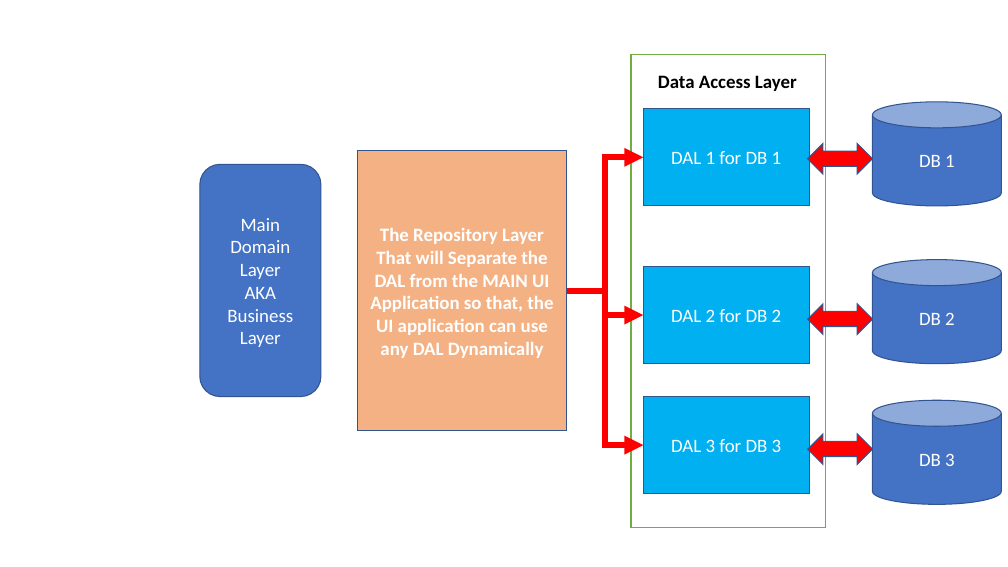
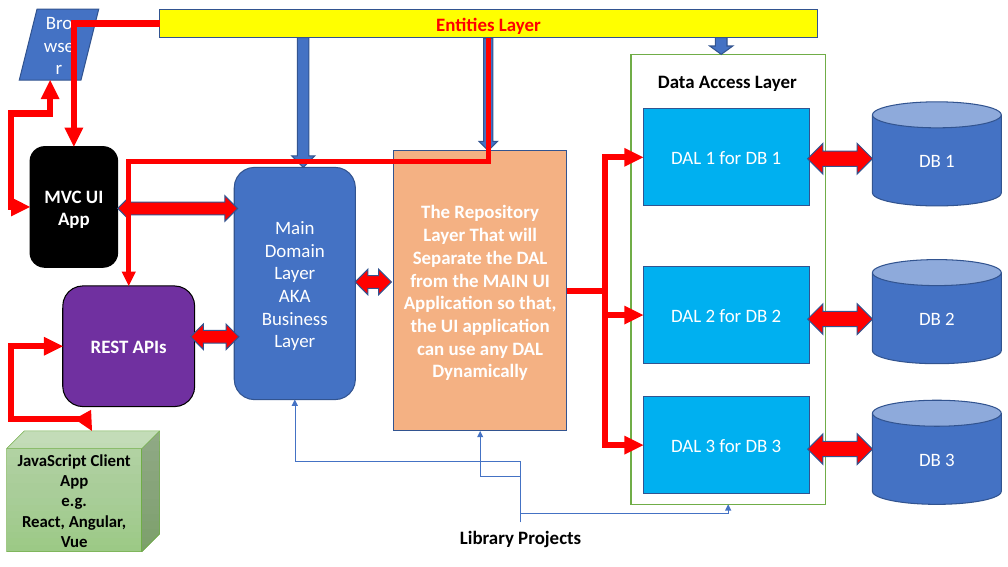
Before and after one commit to maheshsabnis/SimSept2002, a slide deck: slide 20 of Training_Images.pptx. Drawn at 1008x567 pixels with LibreOffice and Linux fonts; fonts in the diff are those of the drawing. Boxes give left, top, right and bottom in pixels: in the first picture for what was removed or moved away, otherwise in the second. Text is boxed around its words. In the diff, an @@ line names an element or a change of style, - is before the commit and + after.

Commit message:
Date:01-Oct-2022

```diff
--- a/Training_Images.pptx
+++ b/Training_Images.pptx
@@ parallelogram added at bbox=[20, 9, 99, 80], fill #4472C4, outline #325491 1 pt, 18 pt, text #FFFFFF @@
+Browser
@@ elbow arrow added from (160, 23) to (74, 147), #FF0000 6 pt @@
@@ rectangle added at bbox=[160, 9, 817, 37], fill #FFFF00, outline #325491 1 pt, 18 pt, text #FF0000, bold @@
+Entities Layer
@@ elbow arrow added from (488, 38) to (129, 286), #FF0000 4.5 pt @@
@@ down arrow added at bbox=[292, 38, 315, 168], fill #4472C4, outline #325491 1 pt @@
@@ down arrow added at bbox=[479, 39, 498, 150], fill #4472C4, outline #325491 1 pt @@
@@ rectangle: place and size @@
-rectangle at bbox=[631, 54, 826, 528]
+rectangle at bbox=[631, 54, 826, 504]
@@ down arrow added at bbox=[710, 38, 734, 54], fill #4472C4, outline #325491 1 pt @@
@@ elbow double arrow added from (50, 80) to (30, 207), #FF0000 6 pt @@
@@ rounded rectangle added at bbox=[30, 147, 118, 268], fill #000000, outline #000000 1 pt, 18 pt, text #FFFFFF, bold @@
+MVC UI
+App
@@ rounded rectangle "Main Domain Layer": place and size @@
-rounded rectangle "Main Domain Layer" at bbox=[200, 164, 321, 396]
+rounded rectangle "Main Domain Layer" at bbox=[234, 167, 355, 399]
@@ rectangle "The Repository Layer That will ...": place and size @@
-rectangle "The Repository Layer That will ..." at bbox=[357, 150, 567, 431]
+rectangle "The Repository Layer That will ..." at bbox=[393, 150, 567, 431]
@@ left right arrow added at bbox=[118, 196, 238, 222], fill #FF0000, outline #325491 1 pt @@
@@ left right arrow added at bbox=[355, 269, 392, 295], fill #FF0000, outline #325491 1 pt @@
@@ rounded rectangle added at bbox=[63, 286, 194, 407], fill #7030A0, outline #000000 1 pt, 18 pt, text #FFFFFF, bold @@
+REST APIs
@@ left right arrow added at bbox=[191, 324, 239, 350], fill #FF0000, outline #325491 1 pt @@
@@ elbow double arrow added from (92, 431) to (63, 346), #FF0000 6 pt @@
@@ elbow arrow added from (521, 523) to (295, 400), #4472C4 0.5 pt @@
@@ cube added at bbox=[7, 431, 160, 552], fill gradient #B5D5A7 to #AACE9A to #9CC987, outline #70AD47 0.5 pt, 16 pt, text #000000, bold @@
+JavaScript Client App
+e.g.
+React, Angular, Vue
@@ elbow arrow added from (521, 523) to (480, 431), #4472C4 0.5 pt @@
@@ elbow arrow added from (521, 523) to (728, 504), #4472C4 0.5 pt @@
@@ text added at bbox=[460, 530, 581, 548], 18 pt, text #000000, bold @@
+Library Projects
```
